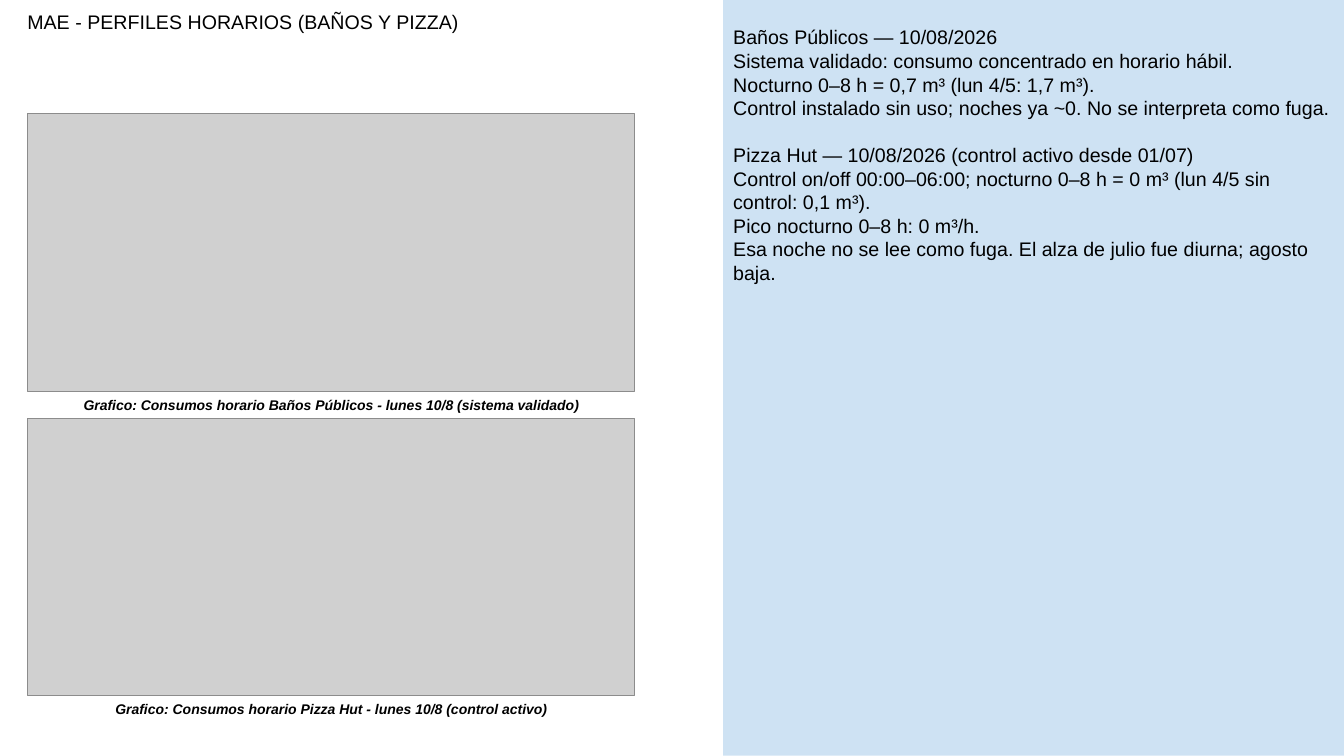
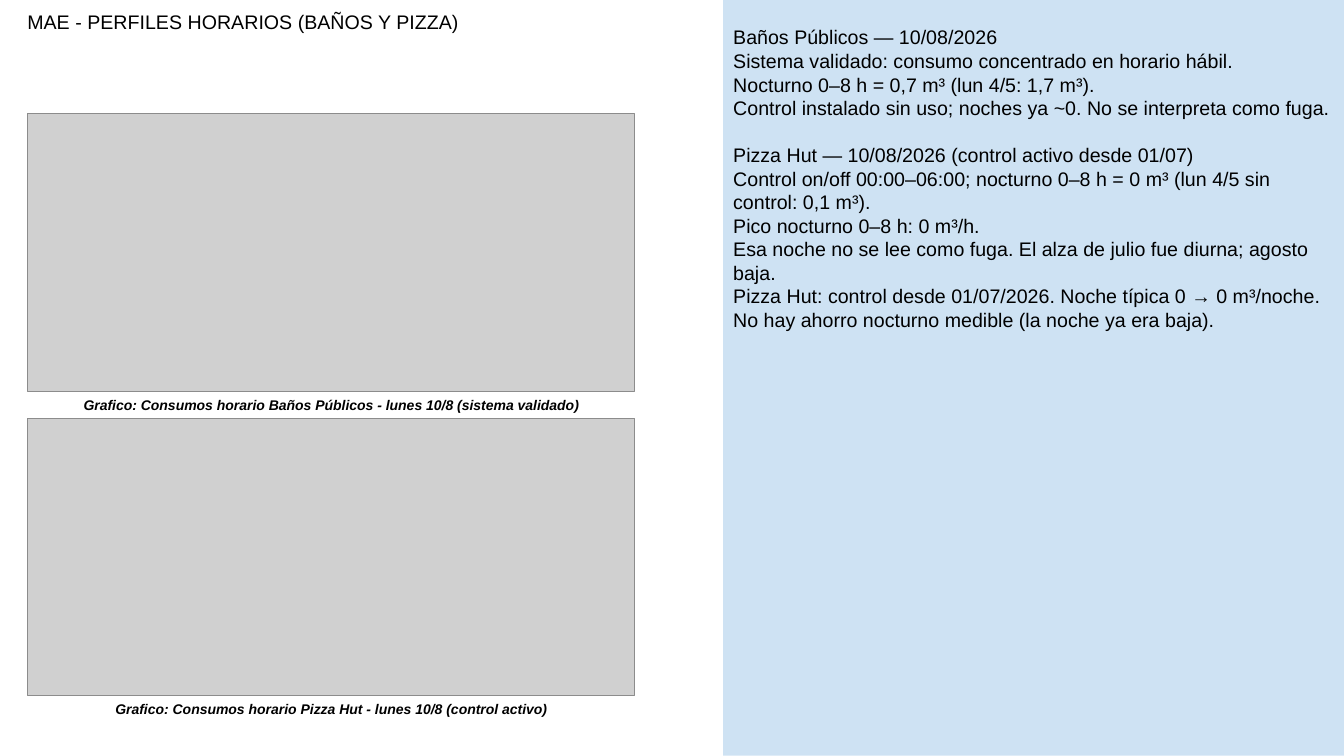
Before and after one commit to anibaloperacionesWes/wes-scripts, a slide deck: slide 6 of reports/Parque_Arauco/TMP_7MALLS/entrega_diego_anibal/Informe WES __ Parque Arauco 7 Malls (16.08.2026).pptx. Drawn at 1344x756 pixels with LibreOffice and Linux fonts; fonts in the diff are those of the drawing; grey boxes stand for pictures; background and template pictures are left out. Boxes give left, top, right and bottom in pixels: in the first picture for what was removed or moved away, otherwise in the second. Text is boxed around its words. In the diff, an @@ line names an element or a change of style, - is before the commit and + after.

```diff
--- a/reports/Parque_Arauco/TMP_7MALLS/entrega_diego_anibal/Informe WES __ Parque Arauco 7 Malls (16.08.2026).pptx
+++ b/reports/Parque_Arauco/TMP_7MALLS/entrega_diego_anibal/Informe WES __ Parque Arauco 7 Malls (16.08.2026).pptx
@@ text at (x1=733, y1=288, x2=1320, y2=331): paragraph added @@
+Pizza Hut: control desde 01/07/2026. Noche típica 0 → 0 m³/noche. No hay ahorro nocturno medible (la noche ya era baja).
```
Also in this commit, not shown: 18 other slides changed, 4 other files.
